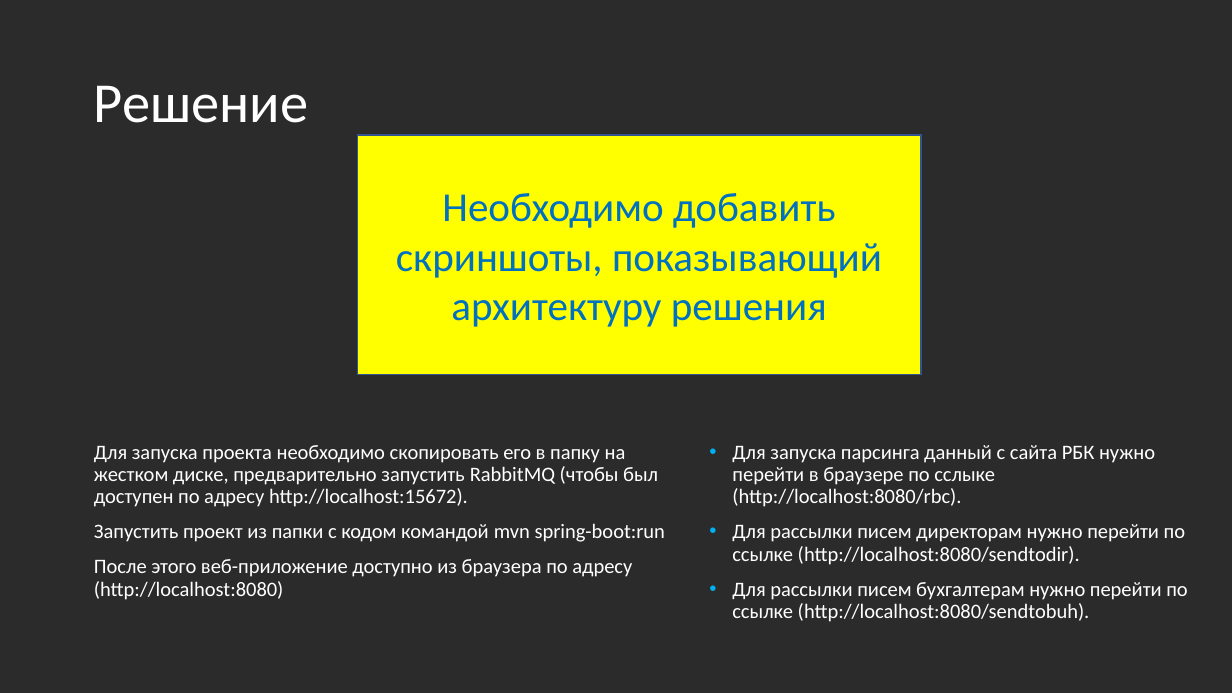
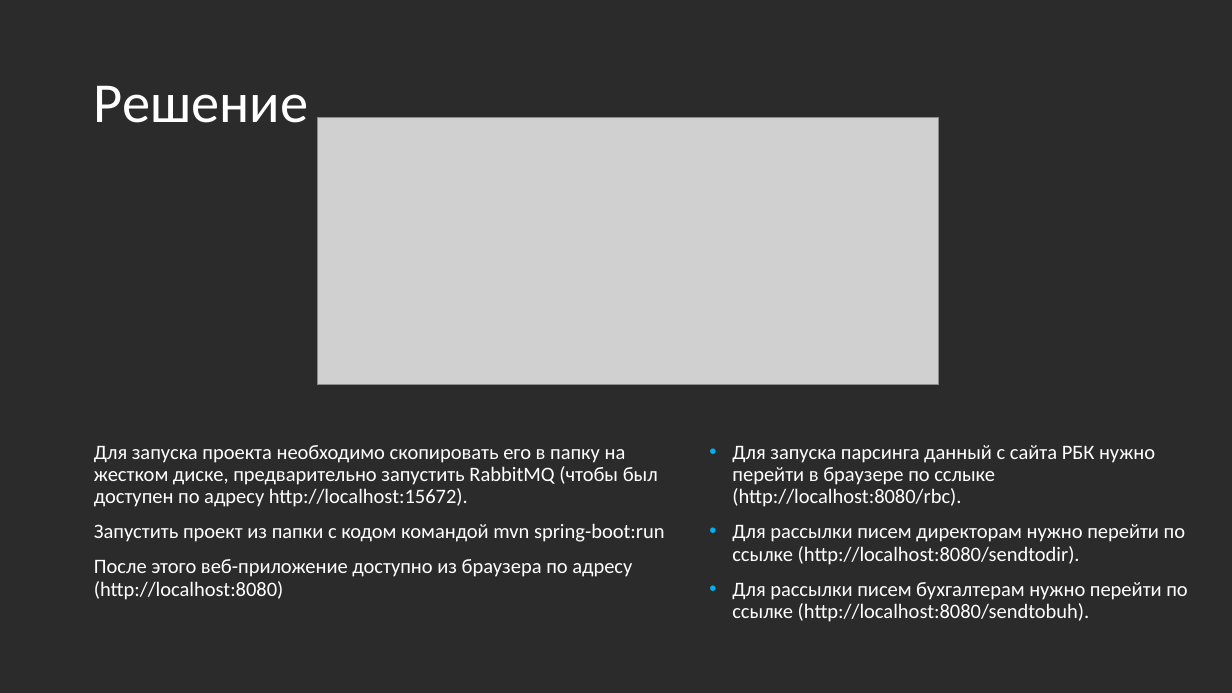
Before and after one commit to Murzik2020ai/smartparser, a slide deck: slide 4 of preza.pptx. Drawn at 1232x693 pixels with LibreOffice and Linux fonts; fonts in the diff are those of the drawing; grey boxes stand for pictures; background and template pictures are left out; a plain dark background stands for a picture behind light text. Boxes give left, top, right and bottom in pixels: in the first picture for what was removed or moved away, otherwise in the second. Text is boxed around its words. In the diff, an @@ line names an element or a change of style, - is before the commit and + after.

```diff
--- a/preza.pptx
+++ b/preza.pptx
@@ picture added at (x1=318, y1=117, x2=939, y2=384) @@
@@ rectangle removed at (x1=358, y1=135, x2=921, y2=374) @@
-Необходимо добавить скриншоты, показывающий архитектуру решения
@@ text at (x1=94, y1=445, x2=658, y2=507): less space between paragraphs @@
```
Also in this commit, not shown: 7 other slides changed, 3 slides removed, 1 other file.
